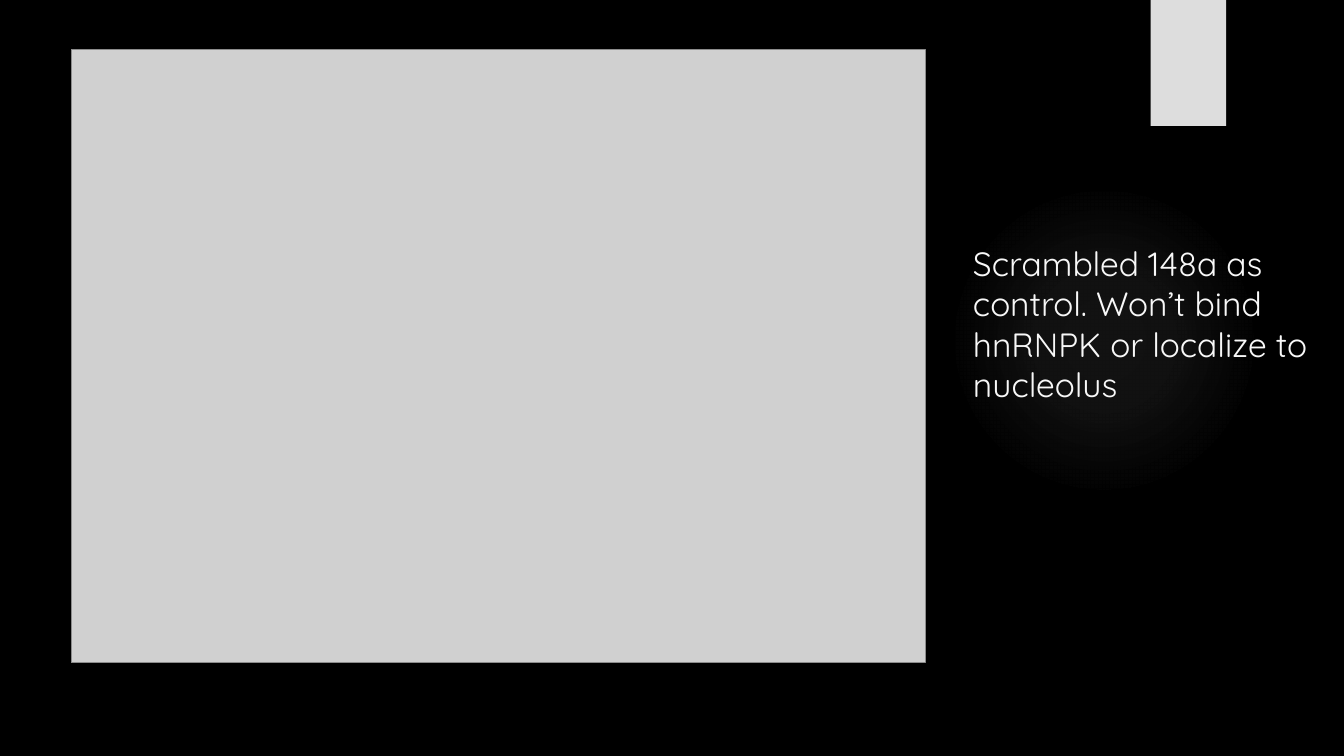
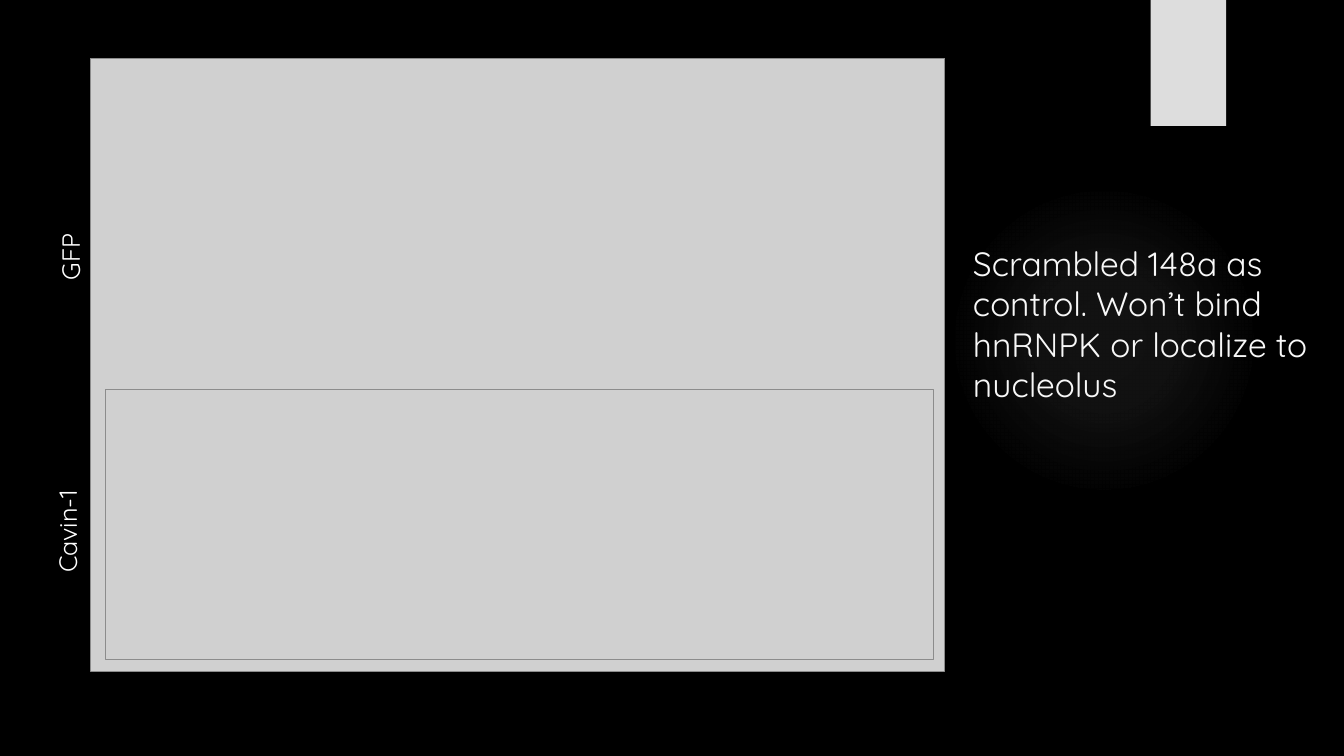
Before and after one commit to HarleyRobinson/Honours2, a slide deck: slide 21 of BackgroundInfo/CollCompBiol.pptx. Drawn at 1344x756 pixels with LibreOffice and Linux fonts; fonts in the diff are those of the drawing; grey boxes stand for pictures; background and template pictures are left out. Boxes give left, top, right and bottom in pixels: in the first picture for what was removed or moved away, otherwise in the second. Text is boxed around its words. In the diff, an @@ line names an element or a change of style, - is before the commit and + after.

```diff
--- a/BackgroundInfo/CollCompBiol.pptx
+++ b/BackgroundInfo/CollCompBiol.pptx
@@ picture: place and size @@
-picture at (72, 50, 926, 663)
+picture at (91, 58, 945, 671)
@@ text added at (50, 237, 87, 279), 18 pt, text #FFFFFF @@
+GFP
@@ picture added at (106, 390, 935, 660) @@
@@ text added at (47, 499, 84, 571), 18 pt, text #FFFFFF @@
+Cavin-1
```
Also in this commit, not shown: 5 other slides changed.
